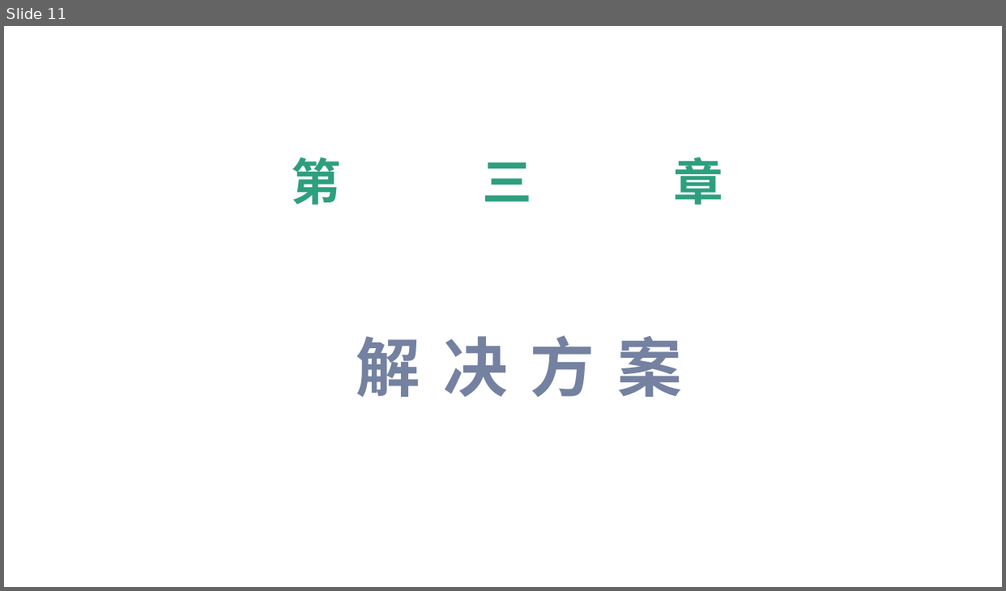
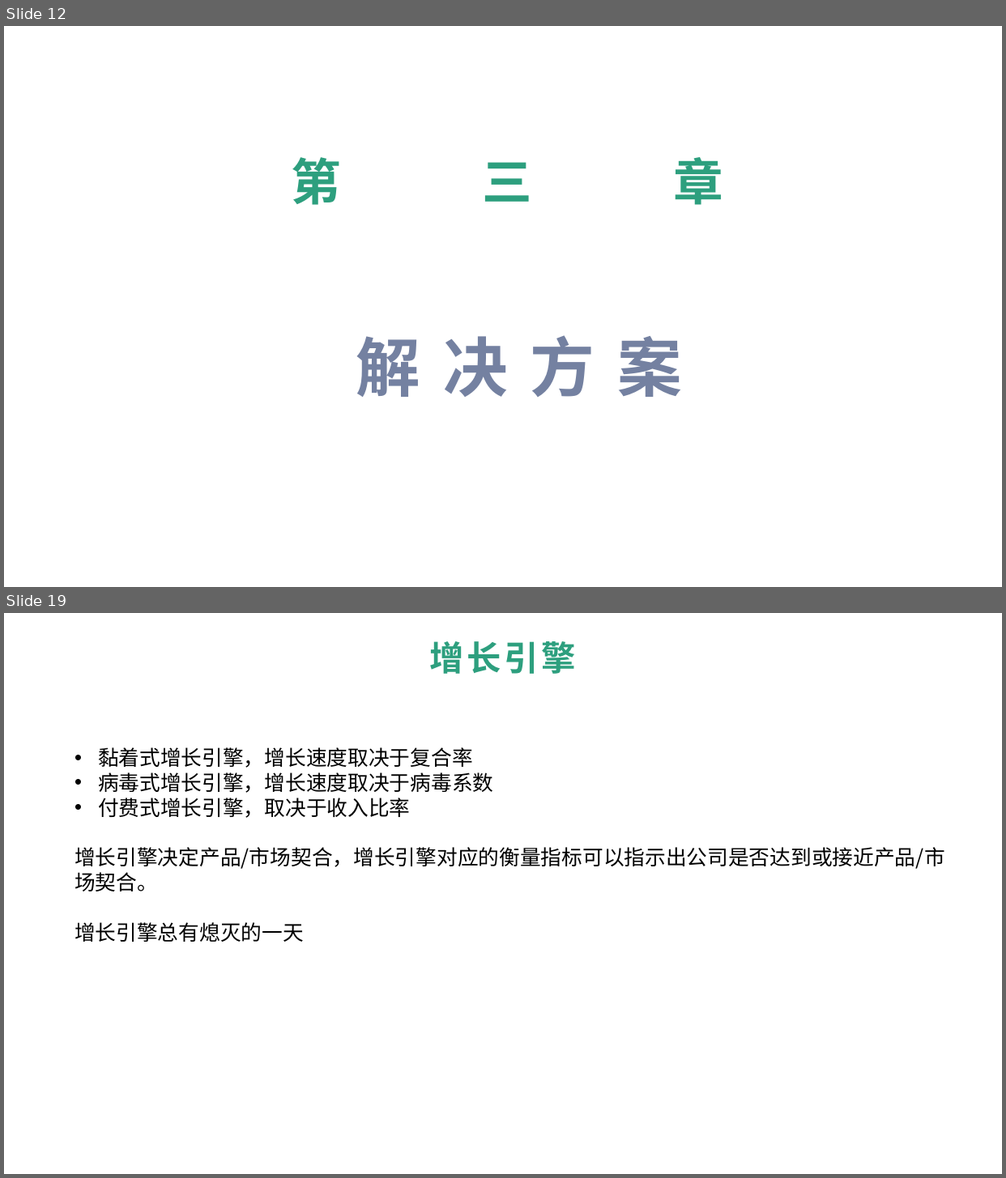
Before and after one commit to tigerlw/product-design, a slide deck: Lean_agile.pptx. Shown one above the other, each under a label of ours: slide 11 before the commit, slides 12 and 19 after it; the slides between them are not shown. The pictures are 1006x591 and 1006x1178 pixels, drawn with LibreOffice and Linux fonts; fonts in the diff are those of the drawing; background and template pictures are left out. Boxes give left, top, right and bottom in pixels: in the first picture for what was removed or moved away, otherwise in the second. Text is boxed around its words. In the diff, an @@ line names an element or a change of style, - is before the commit and + after.

```diff
--- a/Lean_agile.pptx
+++ b/Lean_agile.pptx
@@ slide 19 added at box(4, 613, 1002, 1174), background picture (left out) @@
@@ text added at box(429, 641, 576, 674), 33 pt, text #2D9F7E, bold @@
+增长引擎
@@ text added at box(74, 747, 945, 942), 20 pt, text #000000 @@
+• 黏着式增长引擎，增长速度取决于复合率
+• 病毒式增长引擎，增长速度取决于病毒系数
+• 付费式增长引擎，取决于收入比率
+增长引擎决定产品/市场契合，增长引擎对应的衡量指标可以指示出公司是否达到或接近产品/市场契合。
+增长引擎总有熄灭的一天
@@ what was slide 11 is now slide 12 @@
```
Also in this commit, not shown: 17 other slides added, 21 slides removed, 1 other file.
